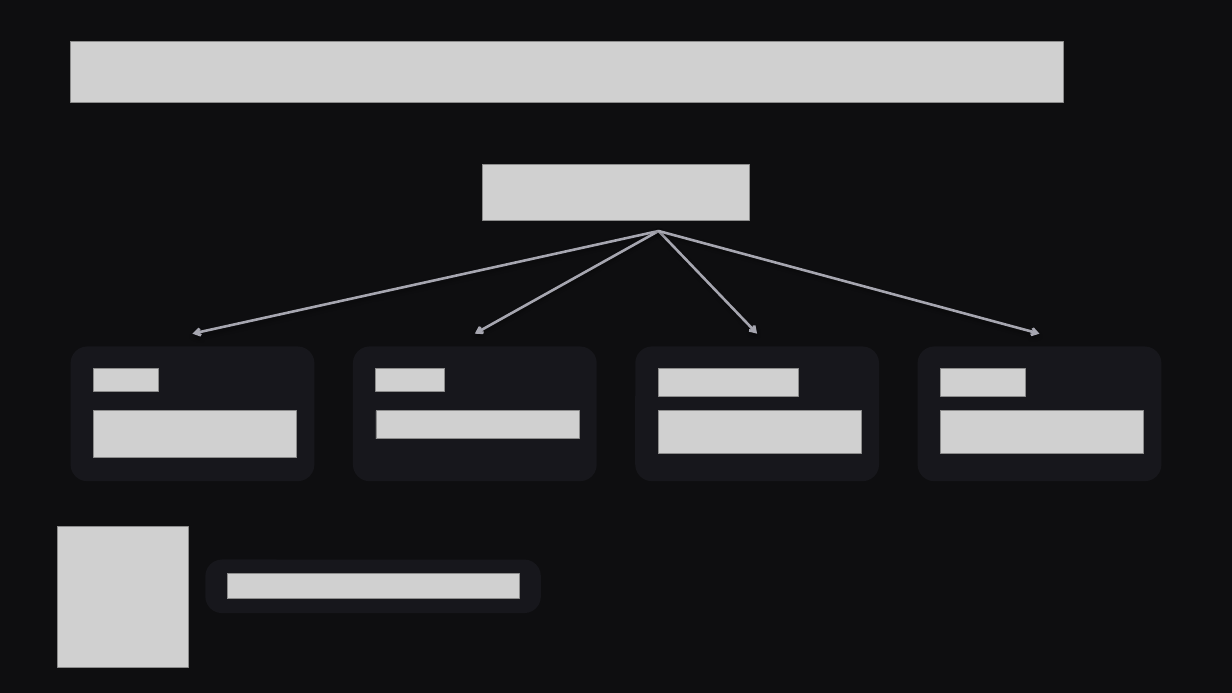
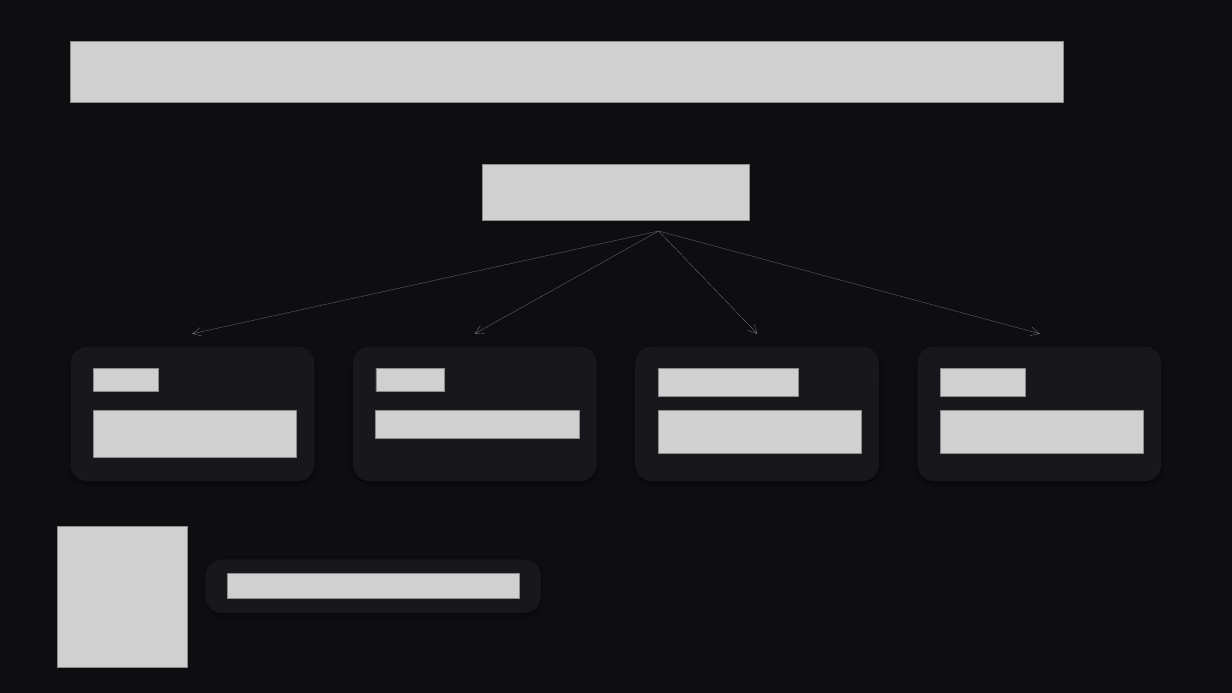
Before and after one commit to mathangip7/Ph534_course_project, a slide deck: slide 2 of presentation/Phase_Estimation_QPE.pptx. Drawn at 1232x693 pixels with LibreOffice and Linux fonts; fonts in the diff are those of the drawing; grey boxes stand for pictures. Boxes give left, top, right and bottom in pixels: in the first picture for what was removed or moved away, otherwise in the second. Text is boxed around its words. In the diff, an @@ line names an element or a change of style, - is before the commit and + after.

```diff
--- a/presentation/Phase_Estimation_QPE.pptx
+++ b/presentation/Phase_Estimation_QPE.pptx
@@ arrow (659, 231) - (192, 334): stroke #A6A6B0 2 pt to #A6A6B0 0.75 pt @@
@@ arrow (659, 231) - (475, 334): stroke #A6A6B0 2 pt to #A6A6B0 0.75 pt @@
@@ arrow (659, 231) - (757, 334): stroke #A6A6B0 2 pt to #A6A6B0 0.75 pt @@
@@ arrow (659, 231) - (1040, 334): stroke #A6A6B0 2 pt to #A6A6B0 0.75 pt @@
```
Also in this commit, not shown: 11 other slides changed, 3 slides added, 4 slides removed.
